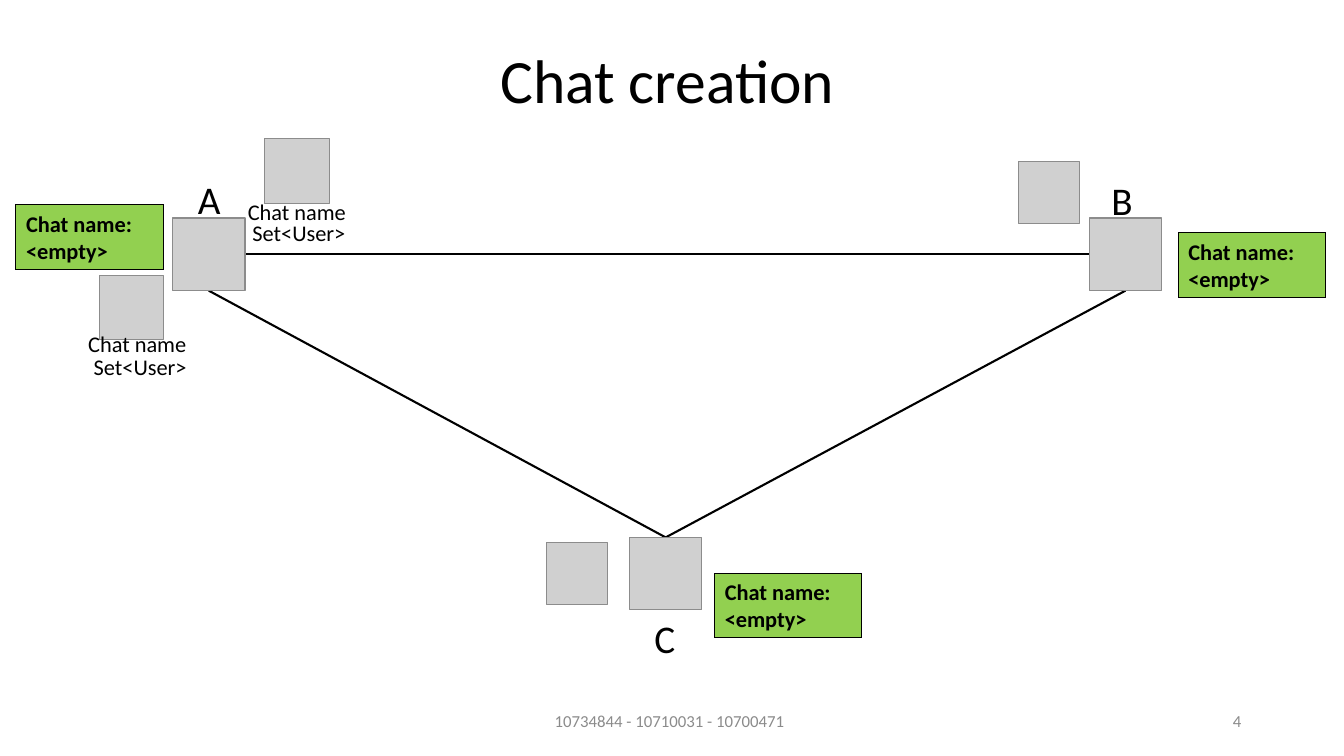
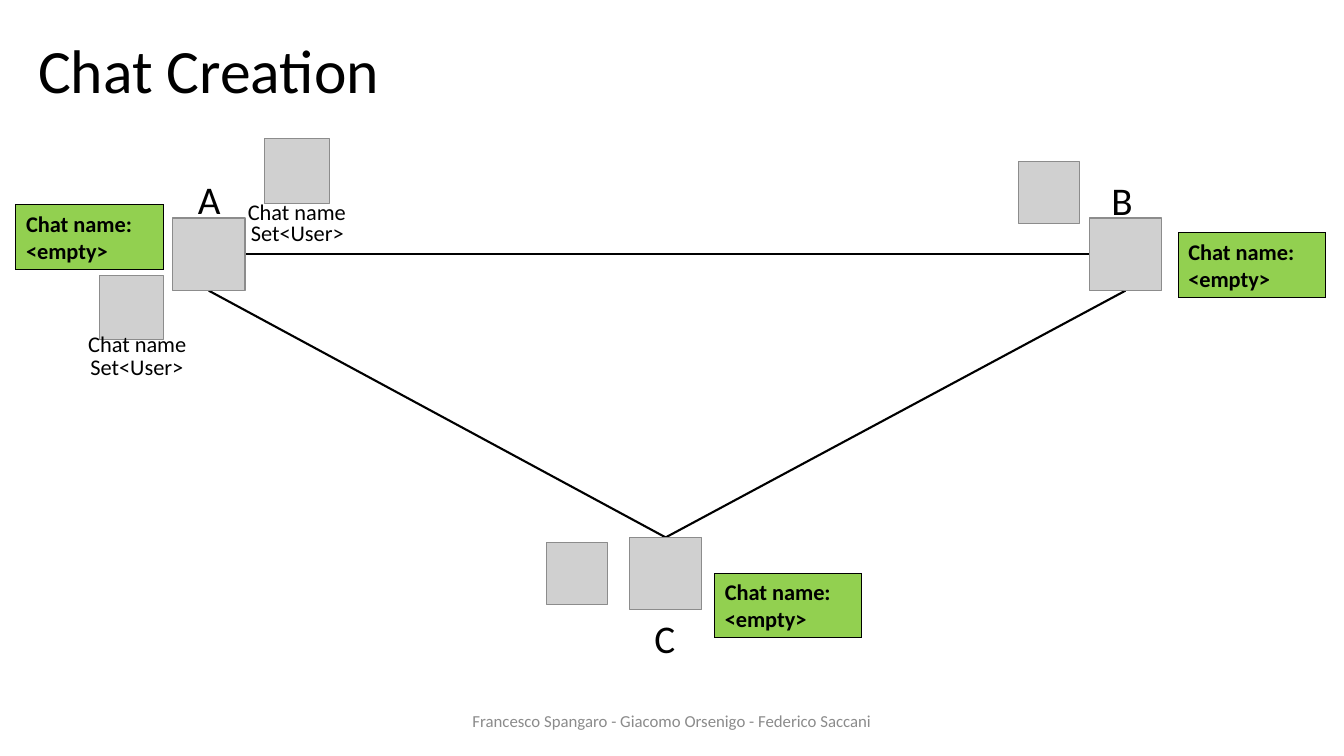
Before and after one commit to francescospangaro/HACOGroupChat, a slide deck: slide 5 of docs/presentazione ds.pptx (slide 4 before the commit). Drawn at 1344x756 pixels with LibreOffice and Linux fonts; fonts in the diff are those of the drawing; grey boxes stand for pictures; background and template pictures are left out. Boxes give left, top, right and bottom in pixels: in the first picture for what was removed or moved away, otherwise in the second. Text is boxed around its words. In the diff, an @@ line names an element or a change of style, - is before the commit and + after.

```diff
--- a/docs/presentazione ds.pptx
+++ b/docs/presentazione ds.pptx
@@ text at (38, 50, 379, 94): text changed @@
-Chat creation
+Chat Creation
@@ text "Set<User>": place and size @@
-text "Set<User>" at (94, 360, 187, 375)
+text "Set<User>" at (90, 360, 183, 375)
@@ text at (472, 715, 870, 730): text changed @@
-10734844 - 10710031 - 10700471
+Francesco Spangaro - Giacomo Orsenigo - Federico Saccani
@@ page number removed at (1233, 716, 1241, 727) @@
-4
```
Also in this commit, not shown: 11 other slides changed, 1 slide added, 1 other file.
